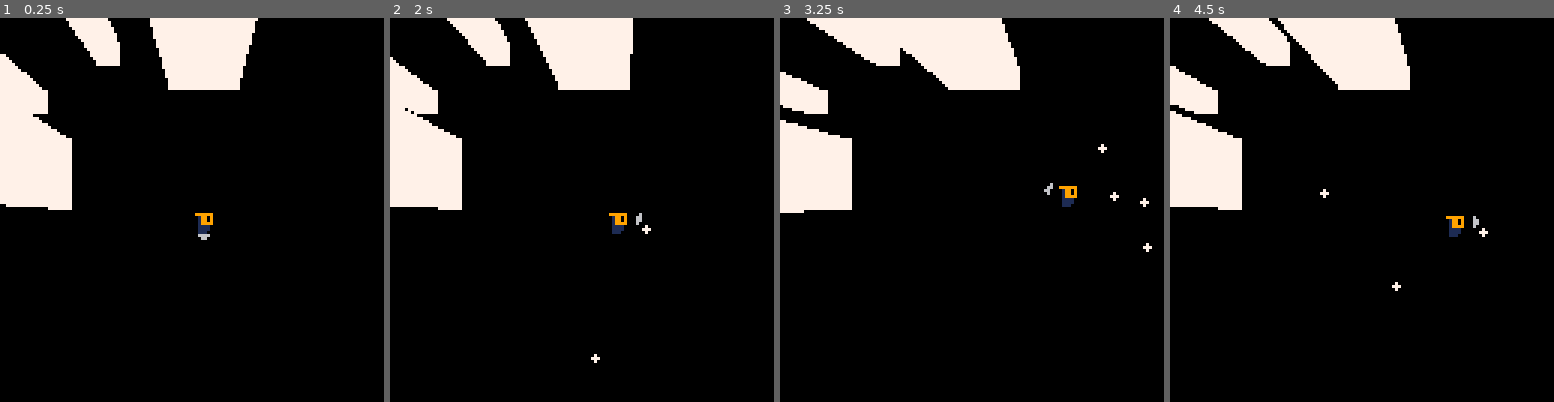
Above: before the commit, frames 1-4 (left to right).
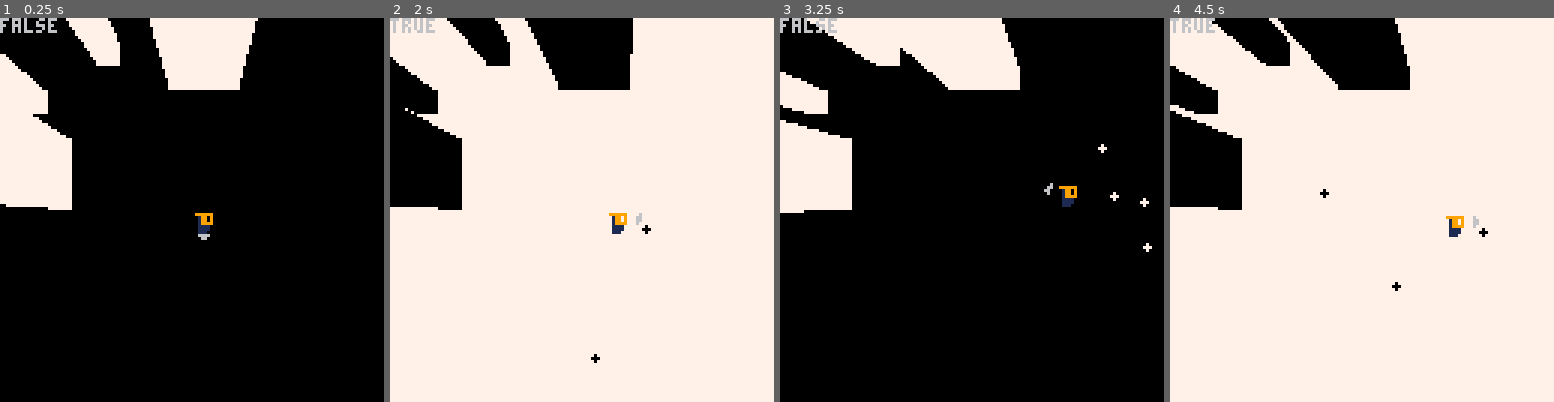
Above: after the commit, the same moments.

Repository: Shishudy/GlobalGameJam2026
Game: PICO-8 cartridge lua/playertest.p8
The game is run twice, just before and just after one commit, with the same random seed, the same clock (stepped at 60 frames per second) and the same inputs.
Inputs:
- Up to frame 1 (0.25 s): no input
- Up to frame 2 (2 s): tap X (X key) at 0.33, 1.07, 1.85 s; tap O (Z key) at 0.7, 1.7 s; hold Right from 1.6 s (still down)
- Up to frame 3 (3.25 s): release Right at 2.1 s; tap O (Z key) at 2.1, 2.5, 2.9 s; hold Up 2.15-2.42 s; hold Right 2.47-3.03 s; tap X (X key) at 2.97 s; hold Left from 3.08 s (still down)
- Up to frame 4 (4.5 s): tap O (Z key) at 3.3, 3.7, 4.1 s; release Left at 3.58 s; hold Down 3.63-3.97 s; hold Right from 4.02 s (still down); tap X (X key) at 4.08 s

The runs differ from the first frame. In frame 1, 0.3% of the frame differs, in the area x 0-15%, y 0-4%; in frame 2, 100%, in the area x 0-100%, y 0-100%; in frame 3, 0.3%; in frame 4, 100%.

Commit message:
player collision with inverted world

Diff:
--- a/lua/Main.lua
+++ b/lua/Main.lua
@@ -12,9 +12,7 @@
 end
 
 function _update()
-    if btn(5) then
-        activate_mask()
-    end
+    update_mask()
     coresume(visible_vertices_coroutine)
     updatePlayer()
     updateBullets()
--- a/lua/Mask.lua
+++ b/lua/Mask.lua
@@ -1,11 +1,24 @@
-local inverted = false
+inverted = false
+maskFlag = 0
+
+local prevBTN = false
+
+function update_mask()
+    local curBTN = btn(5)
+    if not prevBTN and curBTN then
+        activate_mask()
+    end
+    prevBTN = curBTN
+end
 
 function activate_mask()
-    if (inverted == true) do
+    if (inverted == true) then
         pal()
+        maskFlag = 0
     else
         pal(0, 7, 1)
         pal(7, 0, 1)
+        maskFlag = 1
     end
     inverted = not inverted
 end
--- a/lua/Player.lua
+++ b/lua/Player.lua
@@ -18,7 +18,7 @@
 	aimLock = false
 }
 
-prevShootinBtn = false
+local prevShootinBtn = false
 
 function drawPlayer()
 	-- draw the player
@@ -35,7 +35,7 @@
 		0.5, 0.5, --pivot
 		0 --alpha color
 	)
-
+	print (inverted)
 end
 
 function updatePlayer()
@@ -65,7 +65,7 @@
 		player.x + player.velocityX + player.spriteW*4,
 		player.y + player.spriteH*4,
 		player.collisionSizeX, player.collisionSizeY)) and
-		0 < player.x + player.velocityX and player.x + player.velocityX < 120 then
+		MAP_W_MIN * 8 < player.x + player.velocityX and player.x + player.velocityX < MAP_W_MAX * 8 - 8 then
 
 		player.x += player.velocityX
 	end
@@ -73,7 +73,7 @@
 		player.x + player.spriteW*4,
 		player.y + player.velocityY + player.spriteH*4,
 		player.collisionSizeX, player.collisionSizeY)) and
-		0 < player.y + player.velocityY and player.y + player.velocityY < 120 then
+		MAP_H_MIN * 8 < player.y + player.velocityY and player.y + player.velocityY < MAP_H_MAX * 8 -8 then
 		player.y += player.velocityY
 	end
 
--- a/lua/constants.lua
+++ b/lua/constants.lua
@@ -12,6 +12,7 @@
 
 current_level=1
 
-collision_flags = { 0, 1 }
+
+collision_flags = { 0 , 1 }
 
 shadow_len=1024
--- a/lua/helpers.lua
+++ b/lua/helpers.lua
@@ -212,8 +212,8 @@
 end
 
 function check_location_collision(x, y)
-	val = mget(flr(x / 8),flr(y/8))
-	return fget(val, 0)
+	local val = mget(flr(x / 8),flr(y/8))
+	return fget(val, maskFlag)
 	-- change tag number
 end
 
